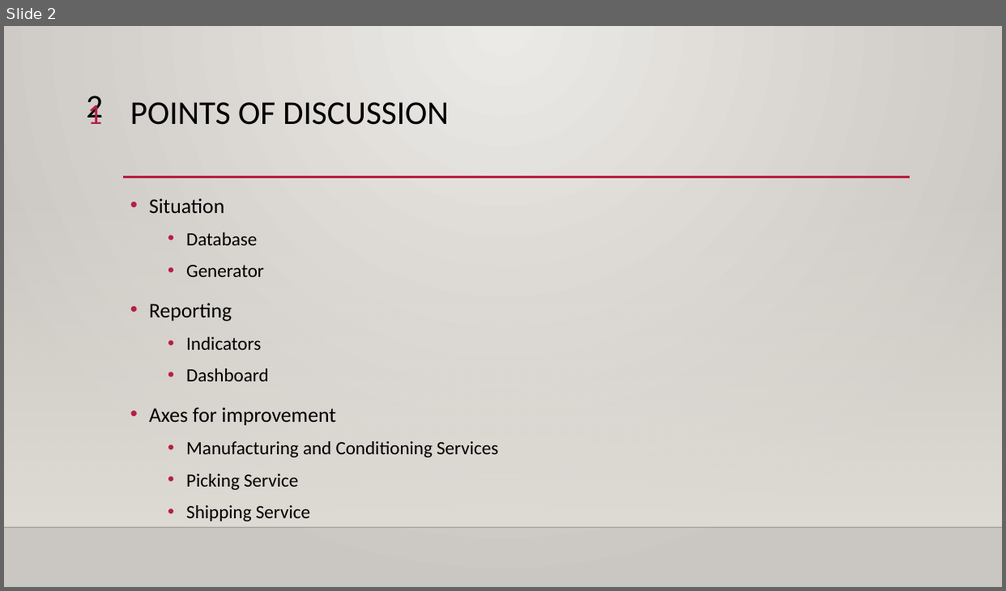
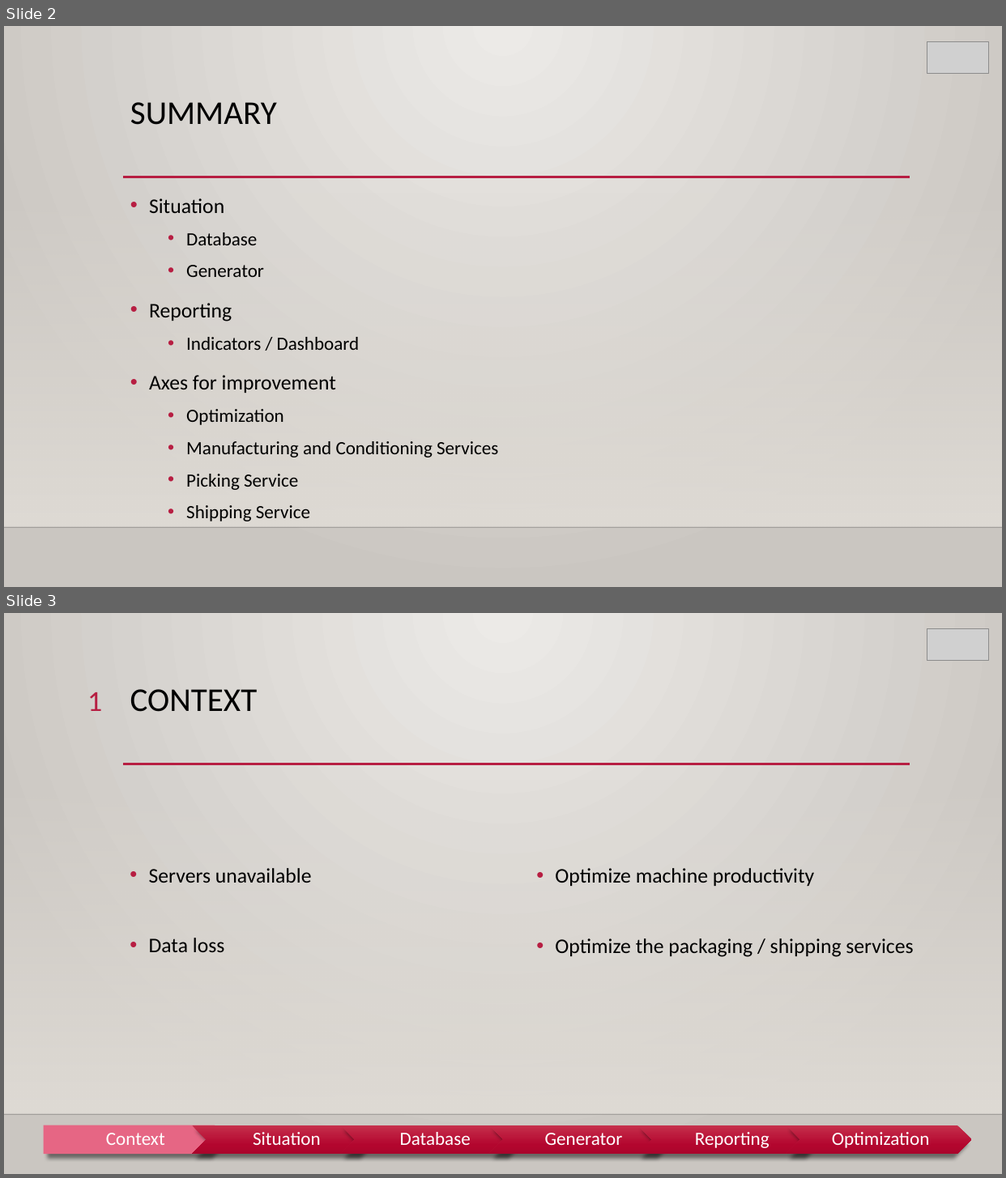
Before and after one commit to DylanCa/BIProject, a slide deck: Project Management/Data-Project.pptx. Shown one above the other, each under a label of ours: slide 2 before the commit, slides 2 and 3 after it. The pictures are 1006x591 and 1006x1178 pixels, drawn with LibreOffice and Linux fonts; fonts in the diff are those of the drawing; grey boxes stand for pictures; background and template pictures are left out. Boxes give left, top, right and bottom in pixels: in the first picture for what was removed or moved away, otherwise in the second. Text is boxed around its words. In the diff, an @@ line names an element or a change of style, - is before the commit and + after.

```diff
--- a/Project Management/Data-Project.pptx
+++ b/Project Management/Data-Project.pptx
@@ slide 3 added at (4, 613, 1002, 1174), background gradient #ECEAE7 to #CAC7C1; not listed: 3 template elements that a slide beside it also shows @@
@@ picture added at (927, 628, 988, 661) @@
@@ text added at (87, 692, 102, 711), 28 pt, text #B71E42 @@
+1
@@ title added at (130, 689, 258, 712), 32 pt, text #000000 @@
+CONTEXT
@@ text added at (149, 868, 312, 952), 20 pt, text #000000 @@
+• Servers unavailable
+• Data loss
@@ text added at (555, 868, 913, 957), 20 pt, text #000000 @@
+• Optimize machine productivity
+• Optimize the packaging / shipping services
@@ group added at (44, 1126, 972, 1155): 6 texts, 5 chevrons, 1 pentagon arrow @@
+Context
+Situation
+Database
+Generator
+Reporting
+Optimization
@@ slide 2 changed as well @@
@@ picture added at (927, 41, 988, 74) @@
@@ text removed at (86, 96, 103, 124) @@
-2
@@ text removed at (87, 100, 102, 124) @@
-1
@@ title at (130, 102, 277, 125): text changed @@
-POINTS OF DISCUSSION
+SUMMARY
@@ text at (186, 337, 360, 350): text changed @@
-  • Indicators
-  • Dashboard
+  • Indicators / Dashboard
@@ text at (186, 409, 284, 425): paragraph added @@
+  • Optimization
```
Also in this commit, not shown: 3 other slides changed, 6 other slides added, 1 slide removed.
